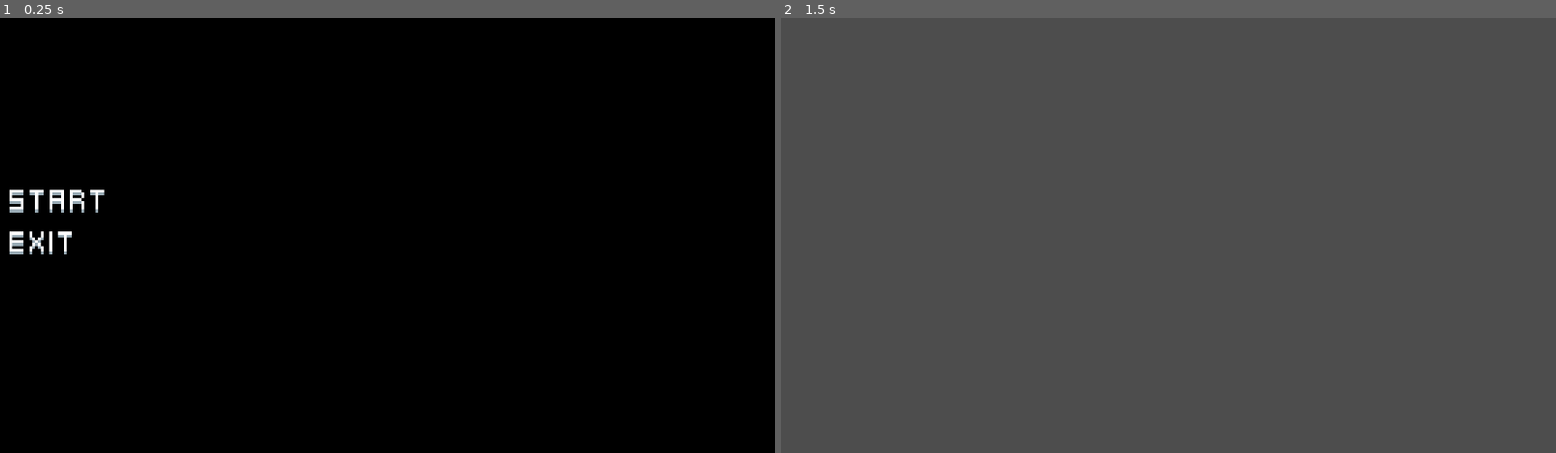
Above: before the commit, frames 1-2 (left to right).
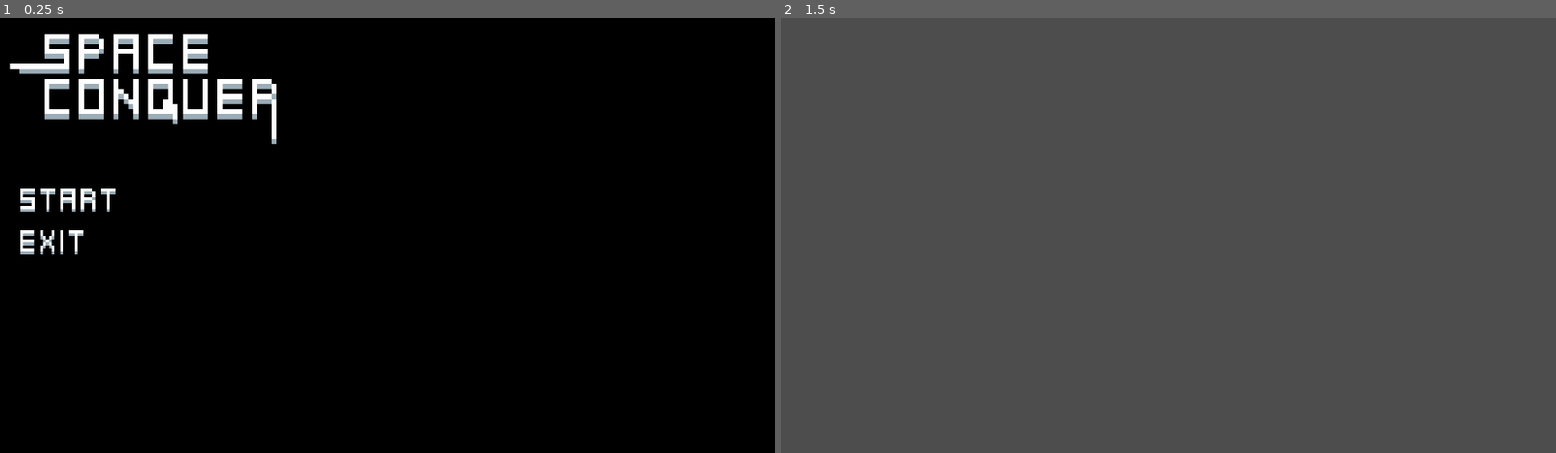
Above: after the commit, the same moments.

Repository: FilipeFCampos/Space-conquer
Game: Godot game, scene res://tela_inicial.tscn
Two runs of this game, one before a commit and one after it. Both use one fixed random seed, a clock stepped at 60 frames per second and the inputs below. Video files are missing from this copy of the repository; at most half a second of black plays in their place.
Inputs (mouse positions are in pixels of both pictures, inside the frame that each line leads up to; where the layout moved, square brackets give the same spot in the first picture):
- Up to frame 1 (0.25 s): no input
- Up to frame 2 (1.5 s): click (850, 200) [835, 200] at 0.5 s; tap Enter at 1.25 s

The runs differ from the first frame. In frame 1, 3.5% of the frame differs, in the area x 1-36%, y 3-55%; in frame 2, nothing differs.

Commit message:
Animacao de hover adicionada nos botoes

Diff:
--- a/VideoStreamPlayer.gd
+++ b/VideoStreamPlayer.gd
@@ -1,11 +1,10 @@
 extends VideoStreamPlayer
 
-func _init():
+func _ready():
 	print("Jogo iniciado")
 
 func _on_finished():
 	play()
-
 
 func _on_exit_button_down():
 	get_tree().quit()
@@ -15,6 +14,3 @@
 func _on_start_button_down():
 	get_tree().change_scene_to_file("res://Level_1.tscn")
 	print("Cena mudada")
-
-
-#func _on_start_focus_entered():
--- a/tela_inicial.tscn
+++ b/tela_inicial.tscn
@@ -1,9 +1,24 @@
-[gd_scene load_steps=5 format=3 uid="uid://b30tylmughvdn"]
+[gd_scene load_steps=12 format=3 uid="uid://b30tylmughvdn"]
 
 [ext_resource type="VideoStream" path="res://gfx/black_hole_8bit.ogv" id="1_2yqsm"]
 [ext_resource type="Script" path="res://VideoStreamPlayer.gd" id="2_u3ybm"]
 [ext_resource type="Texture2D" uid="uid://dxuhpfmuvvuyc" path="res://gfx/start1.png" id="3_wkmph"]
 [ext_resource type="Texture2D" uid="uid://crk7irccorb1e" path="res://gfx/exit1.png" id="4_l4kgq"]
+[ext_resource type="Texture2D" uid="uid://br32i6wytsi6a" path="res://gfx/start_hover.png" id="4_ln7c8"]
+[ext_resource type="Texture2D" uid="uid://deuvdq86dx01i" path="res://gfx/SC_logo.png" id="5_paars"]
+[ext_resource type="Texture2D" uid="uid://b12gct3lblqyu" path="res://gfx/exit_hover.png" id="6_iybhe"]
+
+[sub_resource type="StyleBoxTexture" id="StyleBoxTexture_86gfj"]
+texture = ExtResource("3_wkmph")
+
+[sub_resource type="StyleBoxTexture" id="StyleBoxTexture_ix3vg"]
+texture = ExtResource("4_ln7c8")
+
+[sub_resource type="StyleBoxTexture" id="StyleBoxTexture_t7jar"]
+texture = ExtResource("4_l4kgq")
+
+[sub_resource type="StyleBoxTexture" id="StyleBoxTexture_ibsbo"]
+texture = ExtResource("6_iybhe")
 
 [node name="tela_inicial" type="Control"]
 layout_mode = 3
@@ -27,26 +42,35 @@
 self_modulate = Color(0.988235, 0.988235, 0.988235, 1)
 texture_filter = 1
 layout_mode = 0
-offset_left = 12.0
-offset_top = 417.0
-offset_right = 273.0
-offset_bottom = 496.0
-icon = ExtResource("3_wkmph")
-flat = true
+offset_left = 43.2751
+offset_top = 416.856
+offset_right = 293.275
+offset_bottom = 491.856
+theme_override_styles/normal = SubResource("StyleBoxTexture_86gfj")
+theme_override_styles/hover = SubResource("StyleBoxTexture_ix3vg")
 expand_icon = true
 
 [node name="exit" type="Button" parent="VideoStreamPlayer"]
 self_modulate = Color(0.988235, 0.988235, 0.988235, 1)
 texture_filter = 1
-offset_left = 11.6509
+layout_mode = 0
+offset_left = 43.2751
 offset_top = 522.326
-offset_right = 194.651
-offset_bottom = 601.326
-icon = ExtResource("4_l4kgq")
-flat = true
+offset_right = 213.275
+offset_bottom = 597.326
+theme_override_styles/normal = SubResource("StyleBoxTexture_t7jar")
+theme_override_styles/hover = SubResource("StyleBoxTexture_ibsbo")
 expand_icon = true
+
+[node name="TextureRect" type="TextureRect" parent="VideoStreamPlayer"]
+texture_filter = 1
+layout_mode = 0
+offset_left = 12.0
+offset_top = 27.0
+offset_right = 697.0
+offset_bottom = 327.0
+texture = ExtResource("5_paars")
 
 [connection signal="finished" from="VideoStreamPlayer" to="VideoStreamPlayer" method="_on_finished"]
 [connection signal="button_down" from="VideoStreamPlayer/start" to="VideoStreamPlayer" method="_on_start_button_down"]
-[connection signal="focus_entered" from="VideoStreamPlayer/start" to="VideoStreamPlayer" method="_on_start_focus_entered"]
 [connection signal="button_down" from="VideoStreamPlayer/exit" to="VideoStreamPlayer" method="_on_exit_button_down"]
Binary file added: gfx/SC_logo.png
Not shown, changed: gfx/SC_logo.png.import
Binary file added: gfx/exit_hover.png
Not shown, added: gfx/exit_hover.png.import
Binary file changed: gfx/start1.png
Binary file removed: gfx/start2.png
Binary file added: gfx/start_hover.png
Not shown, added: gfx/start_hover.png.import
